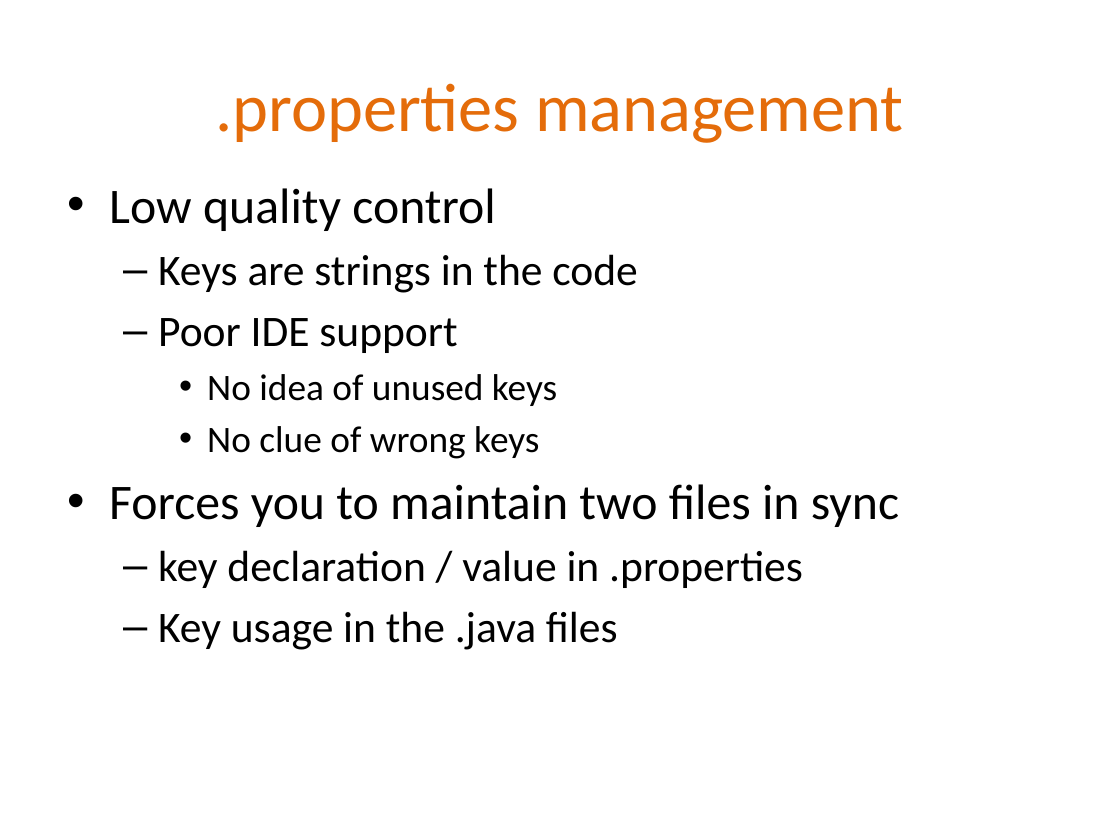
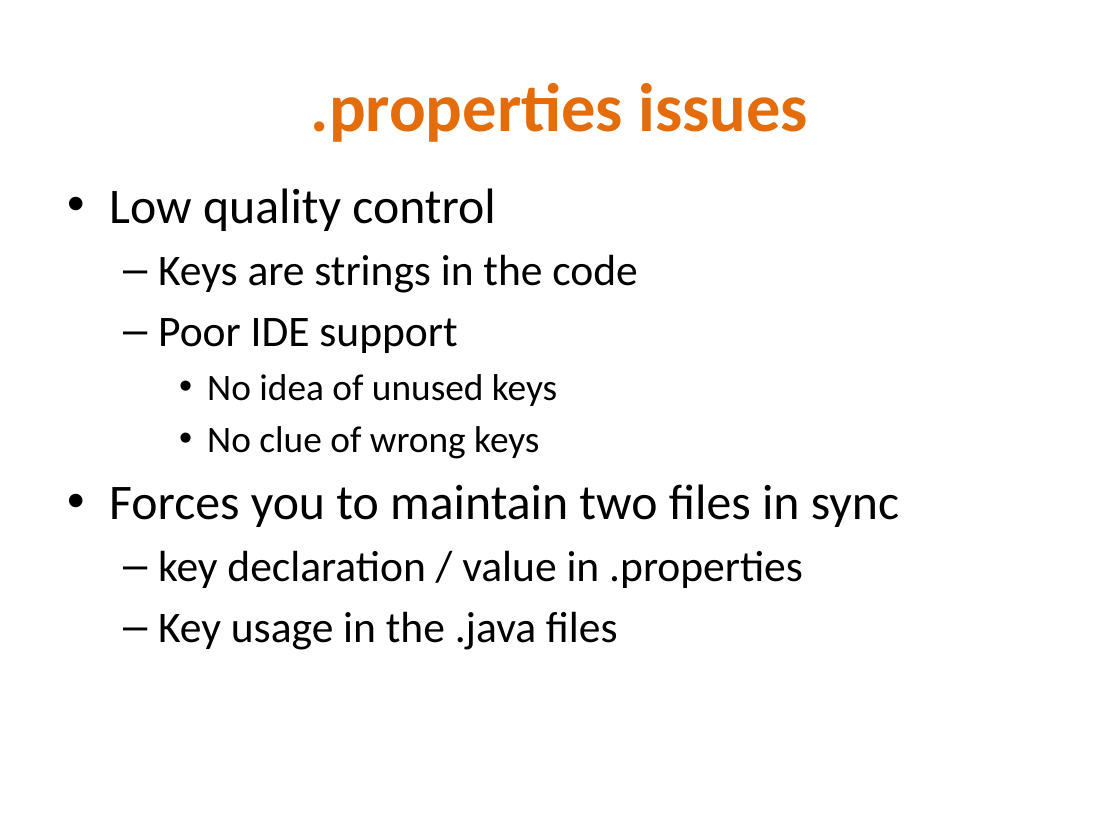
Before and after one commit to dbaeli/ez18n, a slide deck: slide 12 of ez18n-slides/javaone-2012/ez18n_javaone2012.pptx. Drawn at 1120x840 pixels with LibreOffice and Linux fonts; fonts in the diff are those of the drawing; background and template pictures are left out. Boxes give left, top, right and bottom in pixels: in the first picture for what was removed or moved away, otherwise in the second. Text is boxed around its words. In the diff, an @@ line names an element or a change of style, - is before the commit and + after.

Commit message:
Slides, with annotations redone, titles

```diff
--- a/ez18n-slides/javaone-2012/ez18n_javaone2012.pptx
+++ b/ez18n-slides/javaone-2012/ez18n_javaone2012.pptx
@@ title at box(311, 83, 809, 142): text changed; bold on @@
-.properties management
+.properties issues
```
Also in this commit, not shown: 29 other slides changed, 1 slide added, 3 slides removed, 2 other files.
